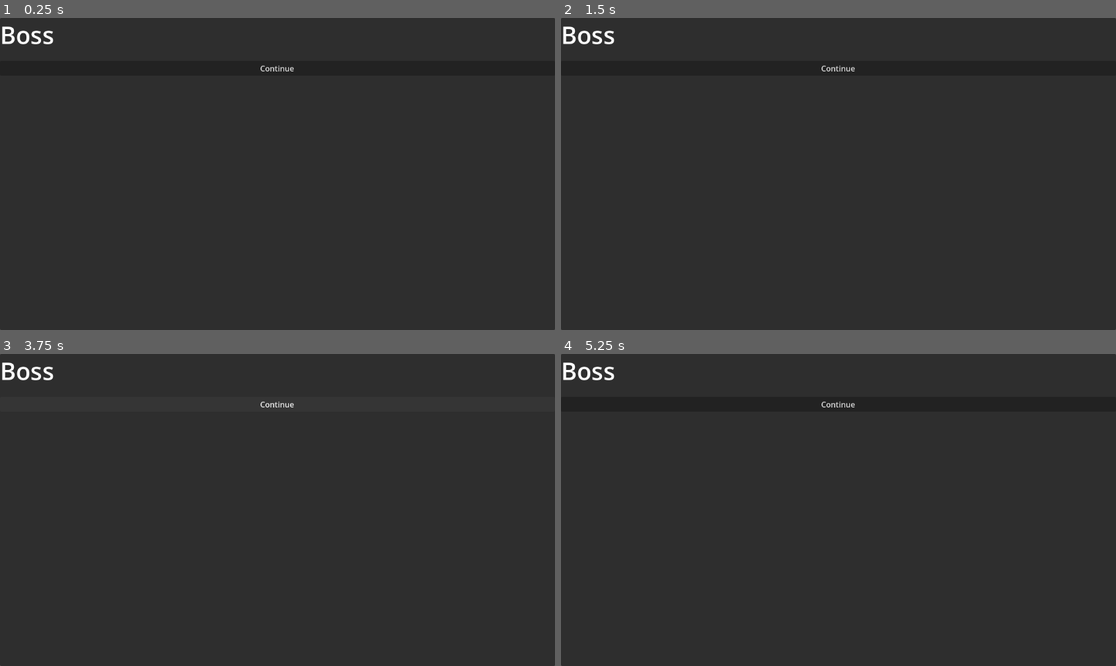
Above: before the commit, frames 1-4 (two rows, left to right).
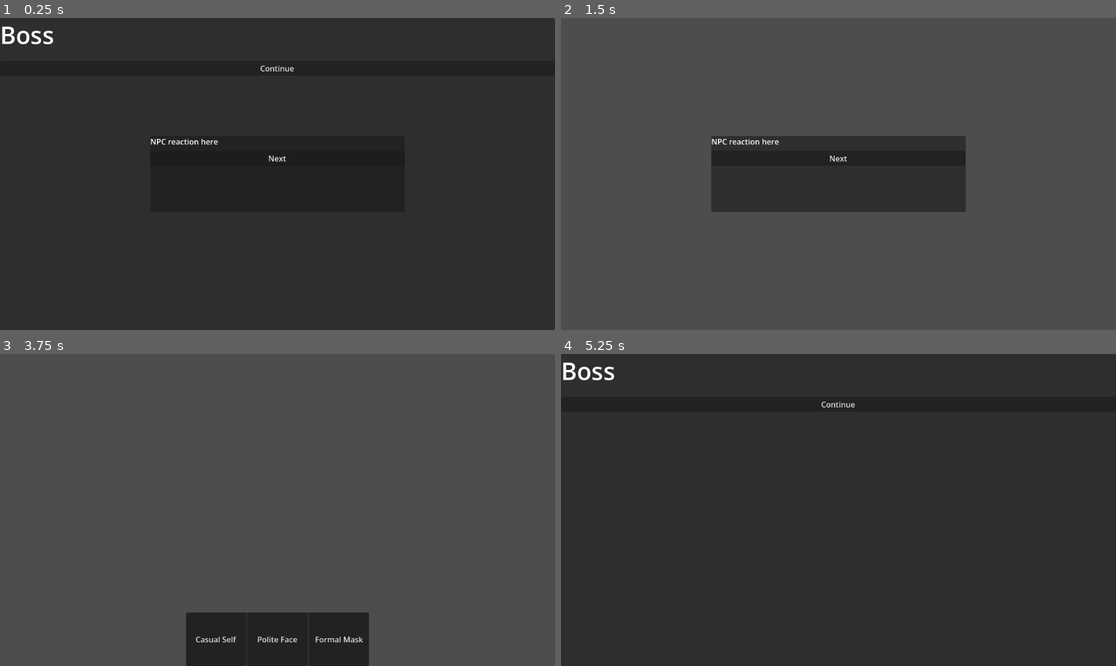
Above: after the commit, the same moments.

Repository: NitronicGames/GGJ-2026-KGO-Mask-Project
Game: Godot game, scene res://UI/GameUI.tscn
The game is run twice, just before and just after one commit, with the same random seed, the same clock (stepped at 60 frames per second) and the same inputs. This scene is started directly instead of the project's main scene.
Inputs (mouse positions are in pixels of both pictures, inside the frame that each line leads up to):
- Up to frame 1 (0.25 s): no input
- Up to frame 2 (1.5 s): click "Continue" at 0.5 s; click (777, 301) at 1.25 s, where only the run after the commit has a clickable "Casual Self"
- Up to frame 3 (3.75 s): click (277, 403) at 2 s, where only the run before the commit has a clickable "Continue"; click (277, 494) at 2.75 s, where only the run after the commit has a clickable "Next"; click "Continue" at 3.5 s
- Up to frame 4 (5.25 s): click (838, 637) at 4.25 s, where only the run after the commit has a clickable "Polite Face"; click (838, 494) at 5 s, where only the run after the commit has a clickable "Next"

The runs differ from the first frame. In frame 1, 0.1% of the frame differs, in the area x 27-52%, y 38-47%; in frame 2, 89%; in frame 3, 90%, in the area x 0-100%, y 0-100%; in frame 4, nothing differs.

Commit message:
GameUI Rebuilt Panels and Scripts (Latest)

Diff:
--- a/UI/GameUI.tscn
+++ b/UI/GameUI.tscn
@@ -40,4 +40,73 @@
 layout_mode = 2
 text = "Continue"
 
+[node name="ChoicePanel" type="PanelContainer" parent="." unique_id=724073974]
+visible = false
+layout_mode = 1
+anchors_preset = 7
+anchor_left = 0.5
+anchor_top = 1.0
+anchor_right = 0.5
+anchor_bottom = 1.0
+offset_left = -190.05249
+offset_top = -111.0
+offset_right = 190.05249
+grow_horizontal = 2
+grow_vertical = 0
+
+[node name="ChoiceHBox" type="HBoxContainer" parent="ChoicePanel" unique_id=1921870293]
+layout_mode = 2
+
+[node name="CasualButton" type="Button" parent="ChoicePanel/ChoiceHBox" unique_id=1708674713]
+layout_mode = 2
+size_flags_horizontal = 3
+text = "Casual Self"
+
+[node name="PoliteButton" type="Button" parent="ChoicePanel/ChoiceHBox" unique_id=1004486038]
+layout_mode = 2
+size_flags_horizontal = 3
+text = "Polite Face"
+
+[node name="FormalButton" type="Button" parent="ChoicePanel/ChoiceHBox" unique_id=1231180761]
+layout_mode = 2
+size_flags_horizontal = 3
+text = "Formal Mask
+"
+
+[node name="FeedbackPanel" type="PanelContainer" parent="." unique_id=1260338712]
+layout_mode = 1
+anchors_preset = 8
+anchor_left = 0.5
+anchor_top = 0.5
+anchor_right = 0.5
+anchor_bottom = 0.5
+offset_left = -264.0
+offset_top = -79.0
+offset_right = 264.0
+offset_bottom = 79.0
+grow_horizontal = 2
+grow_vertical = 2
+
+[node name="MarginContainer" type="MarginContainer" parent="FeedbackPanel" unique_id=724775686]
+layout_mode = 2
+
+[node name="FeedbackVBox" type="VBoxContainer" parent="FeedbackPanel/MarginContainer" unique_id=1932467271]
+layout_mode = 2
+
+[node name="ReactionLabel" type="Label" parent="FeedbackPanel/MarginContainer/FeedbackVBox" unique_id=1132110103]
+layout_mode = 2
+text = "NPC reaction here"
+
+[node name="ReflectionLabel" type="RichTextLabel" parent="FeedbackPanel/MarginContainer/FeedbackVBox" unique_id=61756942]
+layout_mode = 2
+text = "Why this happened"
+
+[node name="NextButton" type="Button" parent="FeedbackPanel/MarginContainer/FeedbackVBox" unique_id=1480051956]
+layout_mode = 2
+text = "Next"
+
 [connection signal="pressed" from="DialoguePanel/MarginContainer/DialogueVBox/ContinueButton" to="." method="_on_continue_button_pressed"]
+[connection signal="pressed" from="ChoicePanel/ChoiceHBox/CasualButton" to="." method="_on_casual_button_pressed"]
+[connection signal="pressed" from="ChoicePanel/ChoiceHBox/PoliteButton" to="." method="_on_polite_button_pressed"]
+[connection signal="pressed" from="ChoicePanel/ChoiceHBox/FormalButton" to="." method="_on_formal_button_pressed"]
+[connection signal="pressed" from="FeedbackPanel/MarginContainer/FeedbackVBox/NextButton" to="." method="_on_next_button_pressed"]
--- a/UI/game_ui.gd
+++ b/UI/game_ui.gd
@@ -1,4 +1,7 @@
 extends Control
+@onready var dialogue_panel: Control = $DialoguePanel
+@onready var choice_panel: Control = $ChoicePanel
+@onready var feedback_panel: Control = $FeedbackPanel
 
 
 # Called when the node enters the scene tree for the first time.
@@ -13,3 +16,31 @@
 
 func _on_continue_button_pressed() -> void:
 	print("Continue clicked")
+	dialogue_panel.visible = false
+	choice_panel.visible = true
+	feedback_panel.visible = false
+
+
+func _on_casual_button_pressed() -> void:
+	print("Mask: casual")
+	choice_panel.visible = false
+	feedback_panel.visible = true
+
+
+func _on_polite_button_pressed() -> void:
+	print("Mask: polite")
+	choice_panel.visible = false
+	feedback_panel.visible = true
+
+
+func _on_formal_button_pressed() -> void:
+	print("Mask: formal")
+	choice_panel.visible = false
+	feedback_panel.visible = true
+
+
+func _on_next_button_pressed() -> void:
+	print("Next clicked")
+	dialogue_panel.visible = true
+	choice_panel.visible = false
+	feedback_panel.visible = false
